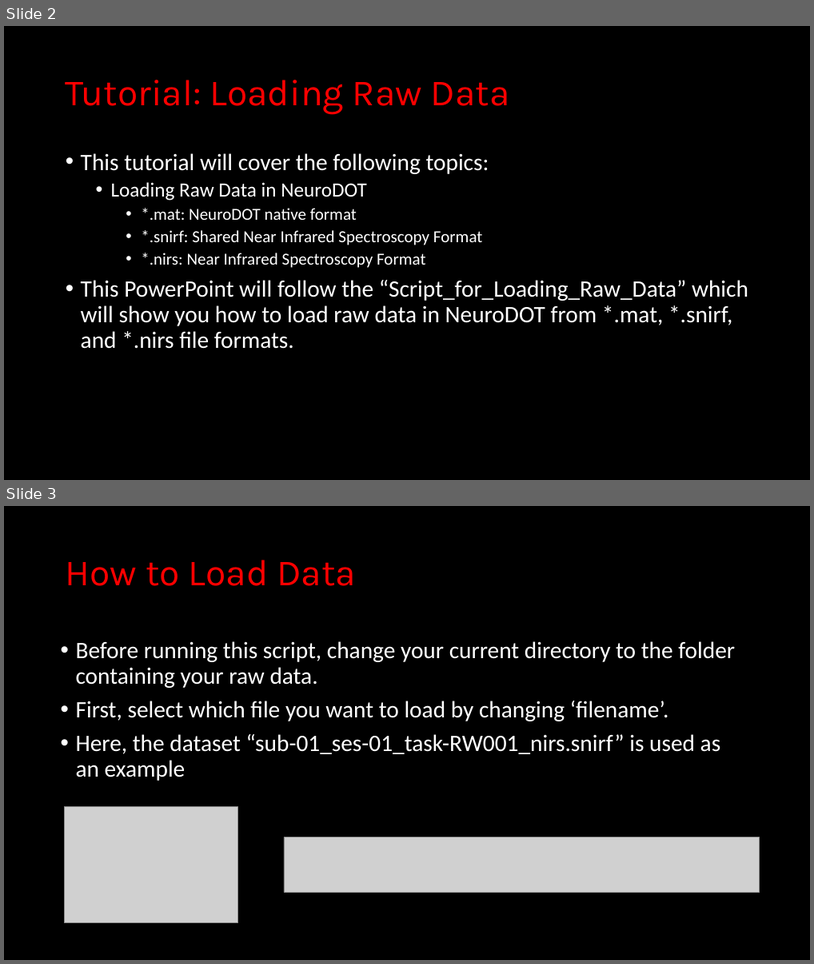
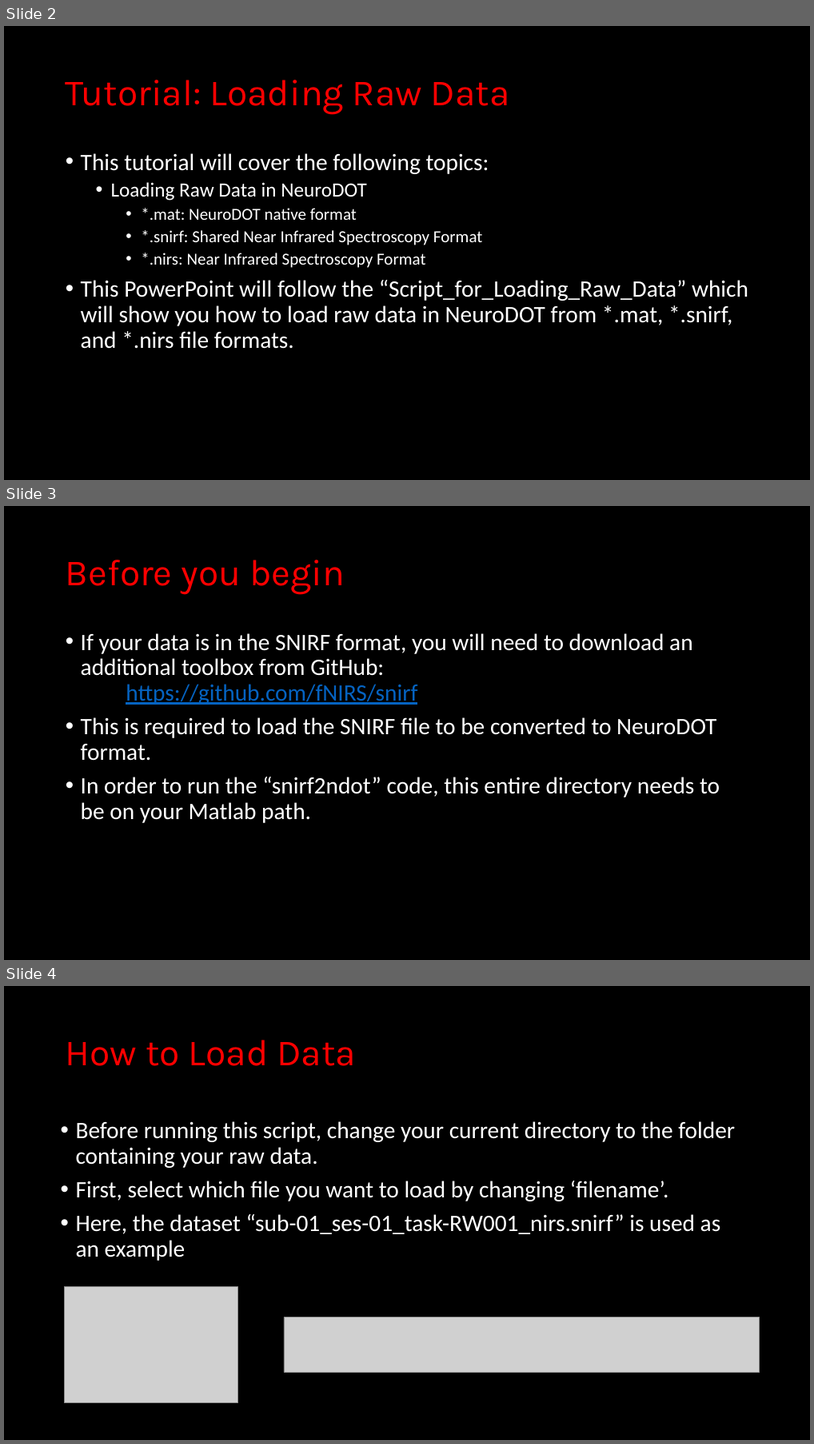
Before and after one commit to WUSTL-ORL/NeuroDOT, a slide deck: Documentation/Tutorials/NeuroDOT_Tutorial_for_Loading_Raw_Data.pptx. Shown one above the other, each under a label of ours: slides 2 and 3 before the commit, slides 2, 3 and 4 after it. The pictures are 814x964 and 814x1444 pixels, drawn with LibreOffice and Linux fonts; fonts in the diff are those of the drawing; grey boxes stand for pictures. Boxes give left, top, right and bottom in pixels: in the first picture for what was removed or moved away, otherwise in the second. Text is boxed around its words. In the diff, an @@ line names an element or a change of style, - is before the commit and + after.

```diff
--- a/Documentation/Tutorials/NeuroDOT_Tutorial_for_Loading_Raw_Data.pptx
+++ b/Documentation/Tutorials/NeuroDOT_Tutorial_for_Loading_Raw_Data.pptx
@@ slide 3 added at (x1=4, y1=506, x2=810, y2=960), background #000000 @@
@@ title added at (x1=66, y1=560, x2=345, y2=594), 44 pt, text #FF0000 @@
+Before you begin
@@ text added at (x1=81, y1=633, x2=720, y2=823), 28 pt, text #FFFFFF @@
+• If your data is in the SNIRF format, you will need to download an additional toolbox from GitHub:
+  https://github.com/fNIRS/snirf
+• This is required to load the SNIRF file to be converted to NeuroDOT format.
+• In order to run the “snirf2ndot” code, this entire directory needs to be on your Matlab path.
@@ what was slide 3 is now slide 4 @@
```
